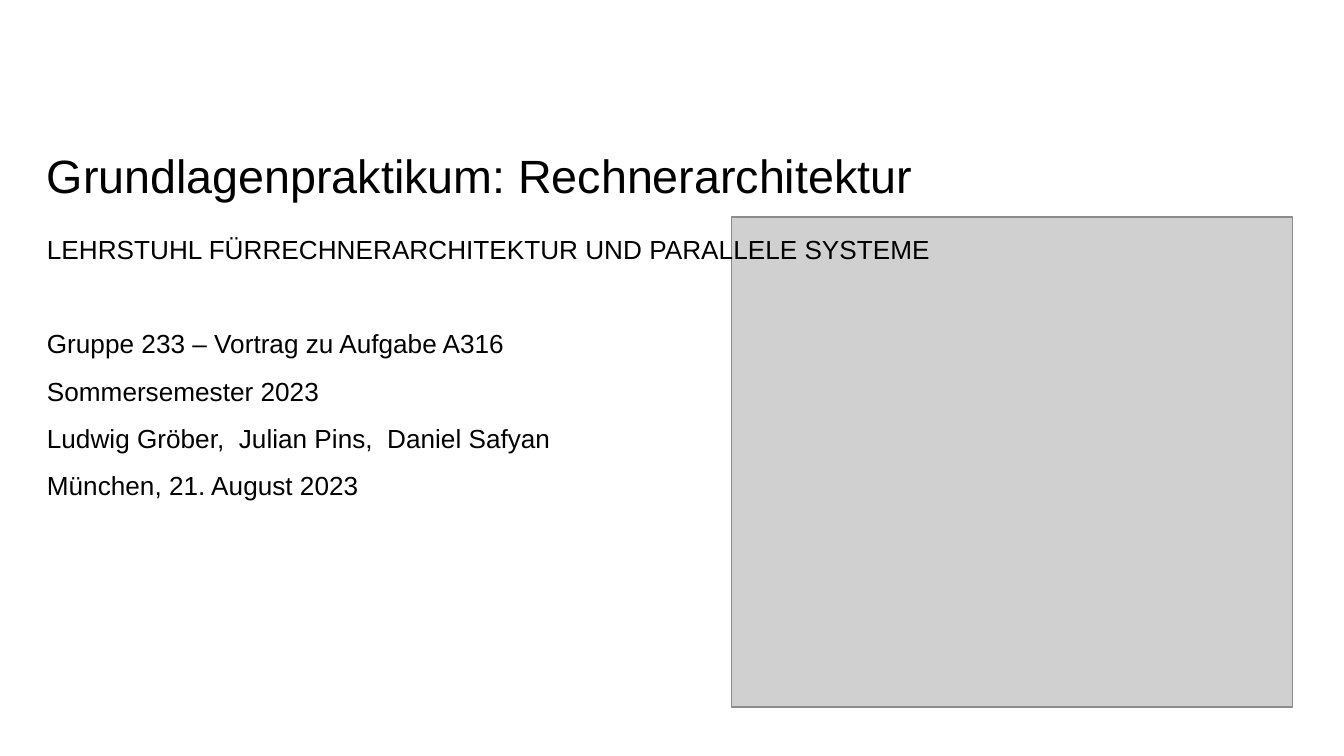
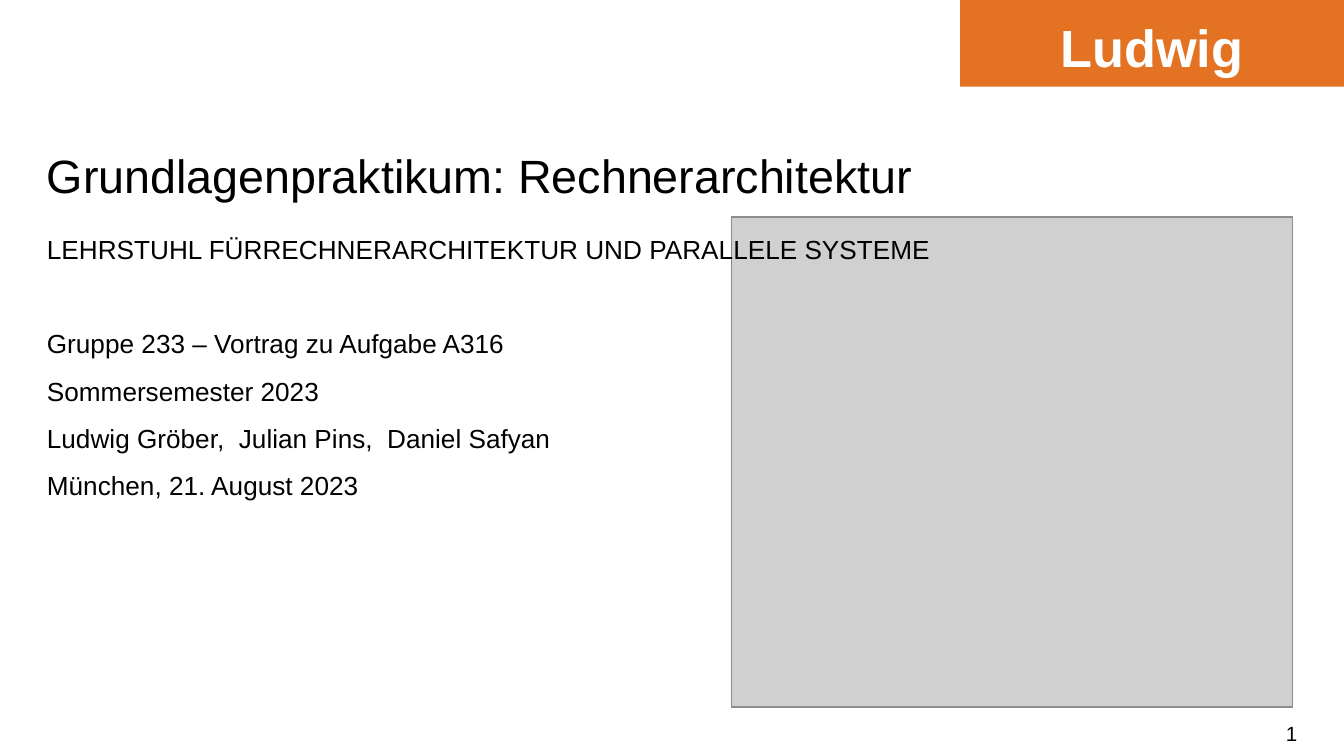
Before and after one commit to ludwiggr/ArSinH, a slide deck: slide 1 of Vortrag/Vortrag.pptx. Drawn at 1344x756 pixels with LibreOffice and Linux fonts; fonts in the diff are those of the drawing; grey boxes stand for pictures; background and template pictures are left out. Boxes give left, top, right and bottom in pixels: in the first picture for what was removed or moved away, otherwise in the second. Text is boxed around its words. In the diff, an @@ line names an element or a change of style, - is before the commit and + after.

```diff
--- a/Vortrag/Vortrag.pptx
+++ b/Vortrag/Vortrag.pptx
@@ rectangle added at (960, 0, 1344, 86), fill #E37222, 28 pt, text #FFFFFF, bold @@
+Ludwig
@@ page number added at (1286, 727, 1297, 741), 11 pt, text #000000 @@
+1
```
Also in this commit, not shown: 12 other slides changed, 4 slides added, 1 slide removed.
